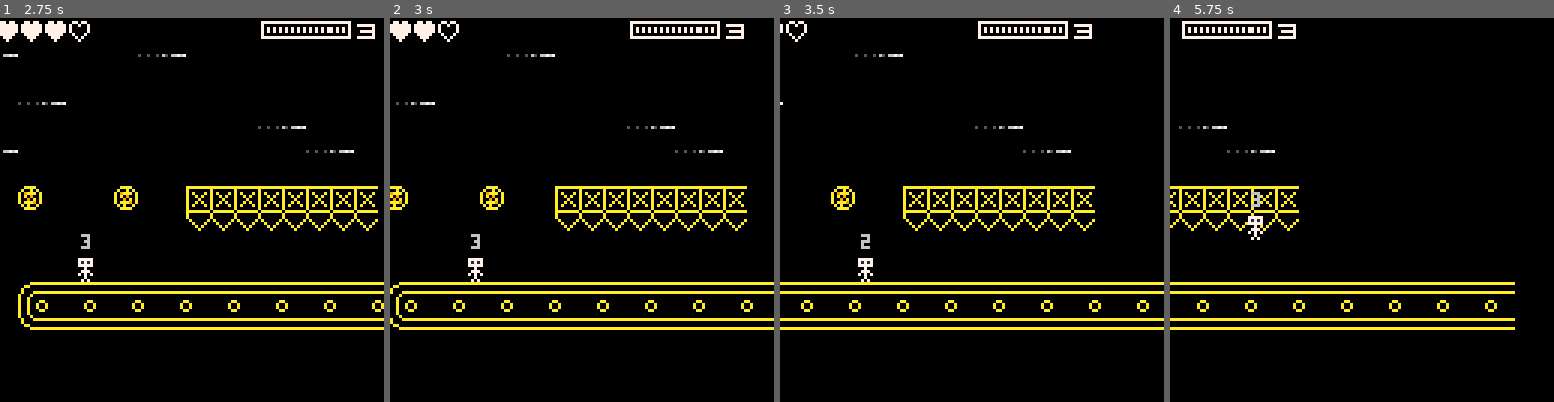
Above: before the commit, frames 1-4 (left to right).
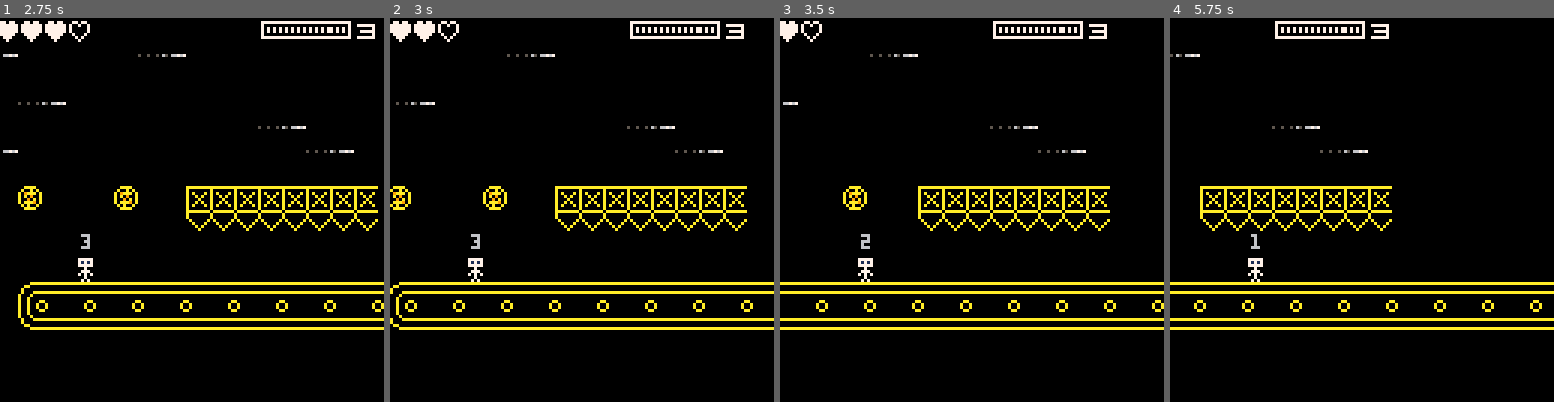
Above: after the commit, the same moments.

Repository: amurf/beltboy
Game: PICO-8 cartridge beltboy.p8
Two runs of this game, one before a commit and one after it. Both use one fixed random seed, a clock stepped at 60 frames per second and the inputs below.
Inputs:
- Up to frame 1 (2.75 s): tap X (X key) at 0.33, 1.07, 1.85 s; tap O (Z key) at 0.7, 1.7, 2.1, 2.5 s; hold Right 1.6-2.1 s; hold Up 2.15-2.42 s; hold Right from 2.47 s (still down)
- Up to frame 2 (3 s): keep holding Right; tap O (Z key) at 2.9 s; tap X (X key) at 2.97 s
- Up to frame 3 (3.5 s): release Right at 3.03 s; hold Left from 3.08 s (still down); tap O (Z key) at 3.3 s
- Up to frame 4 (5.75 s): release Left at 3.58 s; tap O (Z key) every 0.4 s from 3.7 to 5.7 s; hold Right 4.02-4.68 s; tap X (X key) at 4.08, 5.2 s; hold Up 4.73-5.03 s; hold Left 5.08-5.68 s

Frame 1 is identical in both runs. In frame 2, 0.5% of the frame differs, in the area x 0-31%, y 43-50%; in frame 3, 4.7%; in frame 4, 5.3%, in the area x 0-100%, y 0-82%.

Commit message:
Add simple save state feature
z = save, x = load

Diff:
--- a/beltboy.p8
+++ b/beltboy.p8
@@ -1,6 +1,7 @@
 pico-8 cartridge // http://www.pico-8.com
 version 18
 __lua__
+#include util.lua
 #include player.lua
 #include object.lua
 #include game.lua
--- a/game.lua
+++ b/game.lua
@@ -1,40 +1,55 @@
 player = {}
 objects = {}
 
+saved_player = {}
+saved_objects = {}
+
 function game_init()
-	jump_timer = 4
+    for y=0,63 do for x=0,127 do
+        local sprite = mget(x, y)
+        local flags = fget(sprite)
 
-	for y=0,63 do for x=0,127 do
-		local sprite = mget(x, y)
-		local flags = fget(sprite)
-
-		if (sprite == config.player_sprite) then
-			player = make_player(x, y)
-			mset(x, y, 0)
-		elseif flags > 1 then
-			add(objects, make_object(sprite, flags, x, y))
-			mset(x, y, 0)
-		end
-	end end
+        if (sprite == config.player_sprite) then
+            player = make_player(x, y)
+            mset(x, y, 0)
+        elseif flags > 1 then
+            add(objects, make_object(sprite, flags, x, y))
+            mset(x, y, 0)
+        end
+    end end
 end
 
 function game_update()
-	jump_timer -= 1 / 30
-	update_player(player)
-	foreach(objects, update_object)
+    player.jump_timer -= 1 / 30
+    update_player(player)
+    foreach(objects, update_object)
+
+    -- simple save state for dev
+    if (btn(4)) then save() end
+    if (btn(5)) then load() end
 end
 
 function game_draw()
-	cls()
-	map(0, 0, 0, 0)
+    cls()
+    map(0, 0, 0, 0)
 
-	-- wip camera
-	camera_offset = 3 * 8
-	camera(player.x * 8 - camera_offset , 0)
+    -- wip camera
+    camera_offset = 3 * 8
+    camera(player.x * 8 - camera_offset , 0)
 
-	-- slightly insane
-	print(flr(jump_timer), player.x * 8 + 3, player.y * 8 - 1 * 8)
+    -- slightly insane
+    print(flr(player.jump_timer), player.x * 8 + 3, player.y * 8 - 1 * 8)
 
-	draw_player(player)
-	foreach(objects, draw_object)
+    draw_player(player)
+    foreach(objects, draw_object)
 end
+
+function save()
+    saved_player = shallowcopy(player)
+    saved_objects = shallowcopy(objects)
+end
+
+function load()
+    player = shallowcopy(saved_player)
+    objects = shallowcopy(saved_objects)
+end
--- a/player.lua
+++ b/player.lua
@@ -7,6 +7,7 @@
         speed_y = 0,
         jump_height = -0.5,
         score = 0,
+        jump_timer = 4,
     }
 
     return pl
@@ -24,9 +25,9 @@
     end
 
     if (player.grounded) then
-        if (flr(jump_timer) == 0) then
+        if (flr(player.jump_timer) == 0) then
             player.speed_y = player.jump_height
-            jump_timer = 4
+            player.jump_timer = 4
         else
             player.speed_y = 0
             player.y = flr(player.y)
--- /dev/null
+++ b/util.lua
@@ -0,0 +1,13 @@
+function shallowcopy(orig)
+    local orig_type = type(orig)
+    local copy
+    if orig_type == 'table' then
+        copy = {}
+        for orig_key, orig_value in pairs(orig) do
+            copy[orig_key] = orig_value
+        end
+    else -- number, string, boolean, etc
+        copy = orig
+    end
+    return copy
+end
